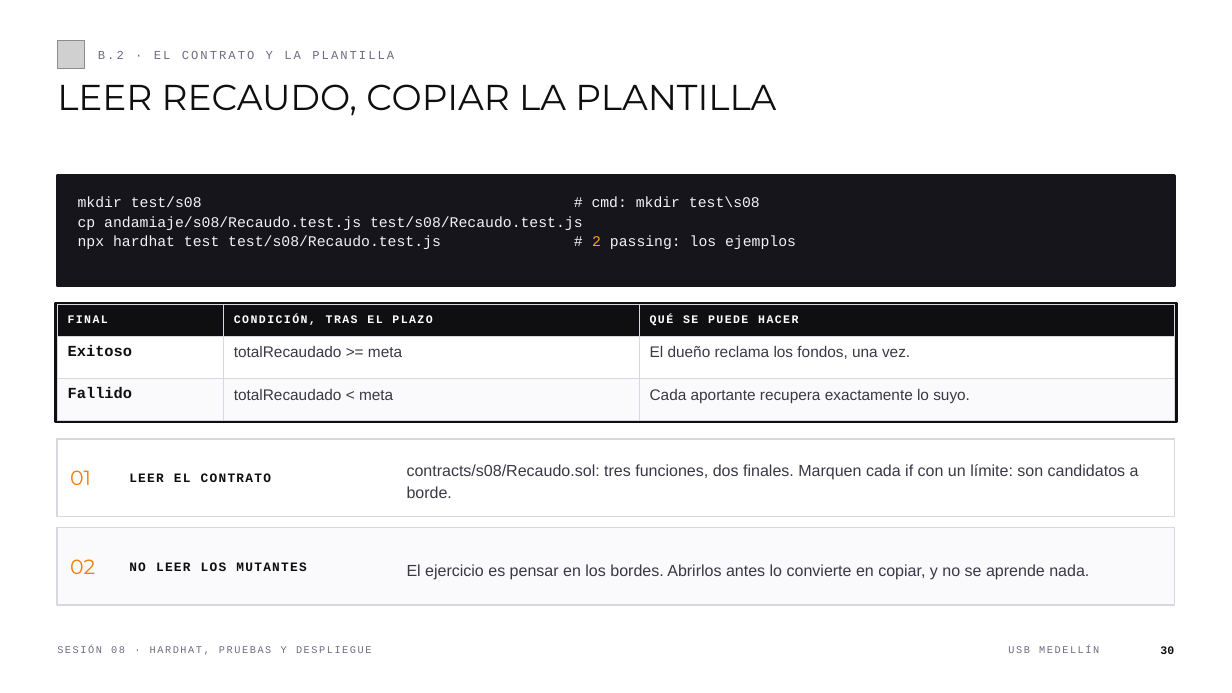
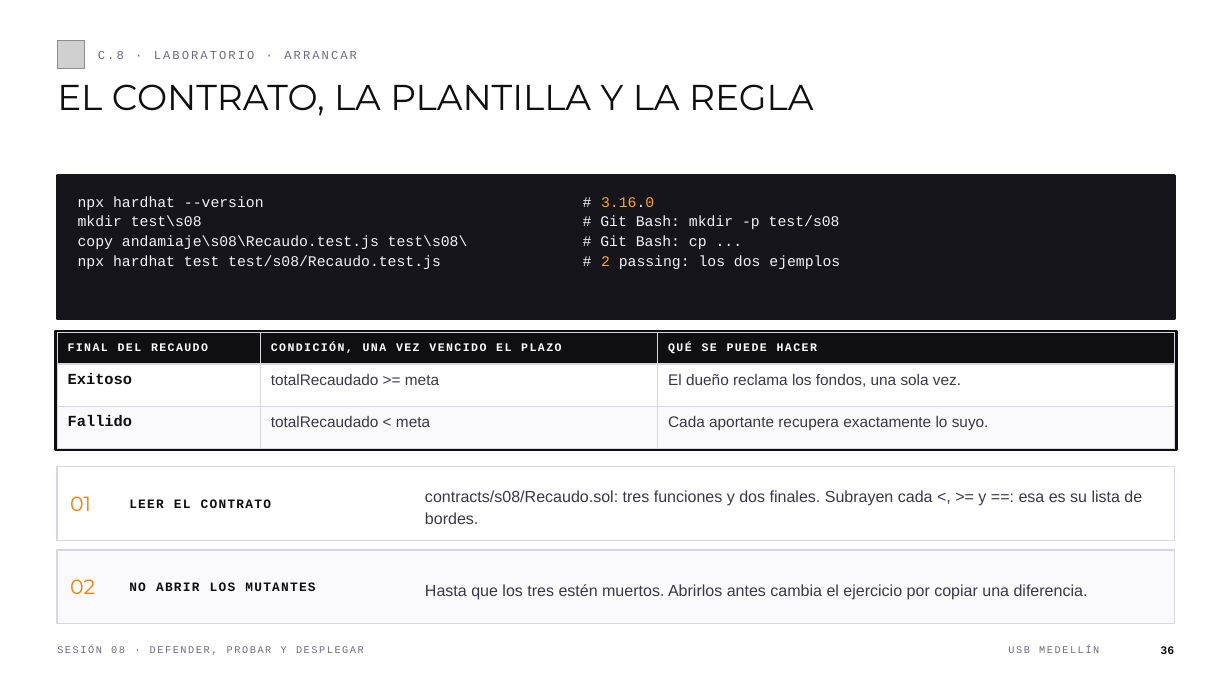
Before and after one commit to andresdapena81/curso-blockchain-web3-usb, a slide deck: slide 36 of material/Sesion-08-Blockchain-Web3.pptx (slide 30 before the commit). Drawn at 1232x693 pixels with LibreOffice and Linux fonts; fonts in the diff are those of the drawing; grey boxes stand for pictures. Boxes give left, top, right and bottom in pixels: in the first picture for what was removed or moved away, otherwise in the second. Text is boxed around its words. In the diff, an @@ line names an element or a change of style, - is before the commit and + after.

```diff
--- a/material/Sesion-08-Blockchain-Web3.pptx
+++ b/material/Sesion-08-Blockchain-Web3.pptx
@@ text at (98, 51, 357, 59): text changed @@
-B.2 · EL CONTRATO Y LA PLANTILLA
+C.8 · LABORATORIO · ARRANCAR
@@ text at (57, 84, 814, 116): text changed @@
-LEER RECAUDO, COPIAR LA PLANTILLA
+EL CONTRATO, LA PLANTILLA Y LA REGLA
@@ rectangle: place and size @@
-rectangle at (57, 176, 1175, 287)
+rectangle at (57, 176, 1175, 319)
@@ text at (78, 196, 840, 269): text changed @@
-mkdir test/s08 # cmd: mkdir test\s08
-cp andamiaje/s08/Recaudo.test.js test/s08/Recaudo.test.js
-npx hardhat test test/s08/Recaudo.test.js # 2 passing: los ejemplos
+npx hardhat --version # 3.16.0
+mkdir test\s08 # Git Bash: mkdir -p test/s08
+copy andamiaje\s08\Recaudo.test.js test\s08\ # Git Bash: cp ...
+npx hardhat test test/s08/Recaudo.test.js # 2 passing: los dos ejemplos
@@ rectangle: place and size @@
-rectangle at (55, 303, 1177, 422)
+rectangle at (55, 331, 1177, 450)
@@ table: place and size @@
-table at (57, 305, 1175, 407)
+table at (57, 333, 1175, 434)
@@ table at (57, 333, 1175, 434) @@
-row 1, column 1: FINAL
+row 1, column 1: FINAL DEL RECAUDO
-row 1, column 2: CONDICIÓN, TRAS EL PLAZO
+row 1, column 2: CONDICIÓN, UNA VEZ VENCIDO EL PLAZO
-row 2, column 3: El dueño reclama los fondos, una vez.
+row 2, column 3: El dueño reclama los fondos, una sola vez.
@@ rectangle: place and size @@
-rectangle at (57, 439, 1175, 517)
+rectangle at (57, 467, 1175, 541)
@@ text "01": place and size @@
-text "01" at (70, 470, 91, 485)
+text "01" at (70, 496, 91, 511)
@@ text "LEER EL CONTRATO": place and size @@
-text "LEER EL CONTRATO" at (129, 473, 271, 482)
+text "LEER EL CONTRATO" at (129, 499, 271, 508)
@@ text at (425, 490, 1142, 524): text changed @@
-contracts/s08/Recaudo.sol: tres funciones, dos finales. Marquen cada if con un límite: son candidatos a borde.
+contracts/s08/Recaudo.sol: tres funciones y dos finales. Subrayen cada <, >= y ==: esa es su lista de bordes.
@@ rectangle: place and size @@
-rectangle at (57, 528, 1175, 605)
+rectangle at (57, 550, 1175, 624)
@@ text "02": place and size @@
-text "02" at (70, 559, 95, 574)
+text "02" at (70, 579, 95, 594)
@@ text at (129, 582, 315, 591): text changed @@
-NO LEER LOS MUTANTES
+NO ABRIR LOS MUTANTES
@@ text at (425, 584, 1088, 600): text changed @@
-El ejercicio es pensar en los bordes. Abrirlos antes lo convierte en copiar, y no se aprende nada.
+Hasta que los tres estén muertos. Abrirlos antes cambia el ejercicio por copiar una diferencia.
@@ text at (57, 646, 364, 655): text changed @@
-SESIÓN 08 · HARDHAT, PRUEBAS Y DESPLIEGUE
+SESIÓN 08 · DEFENDER, PROBAR Y DESPLEGAR
```
Also in this commit, not shown: 29 other slides changed, 27 slides added, 13 slides removed, 2 other files.
